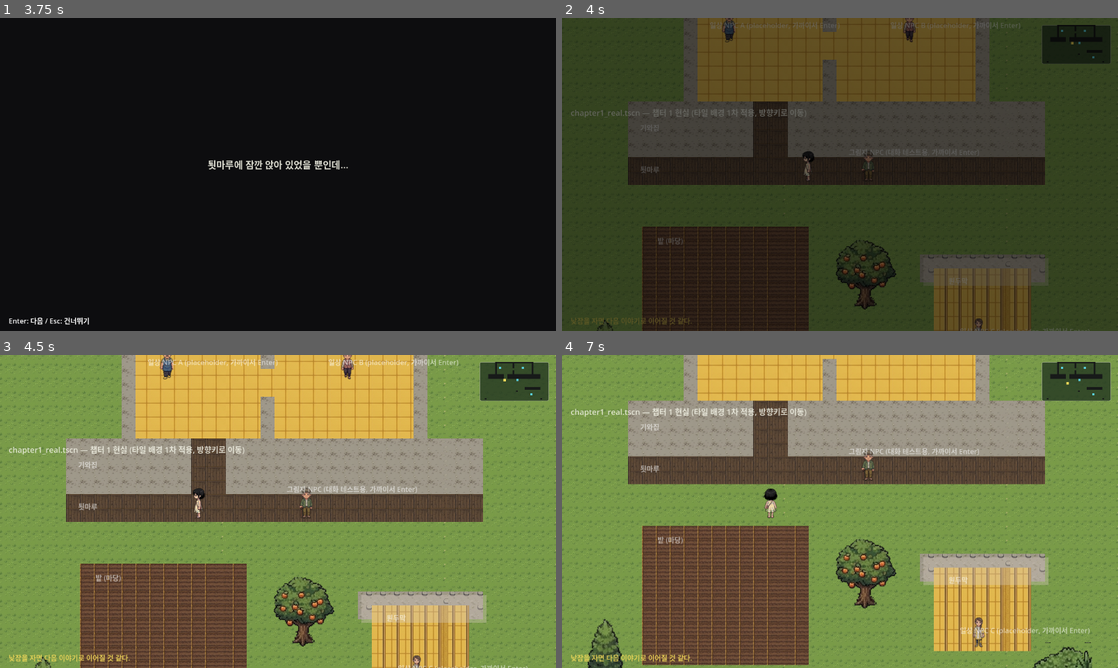
Above: before the commit, frames 1-4 (two rows, left to right).
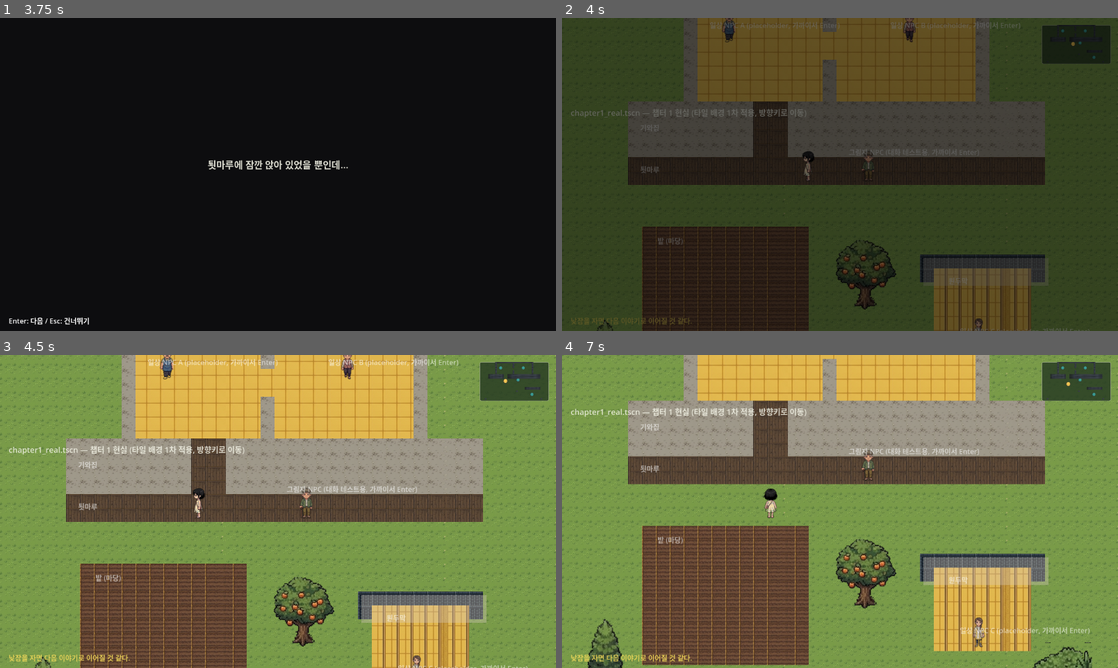
Above: after the commit, the same moments.

Repository: YGseok/ProjectS
Game: Godot game, scene res://scenes/chapter1_intro.tscn
The game is run twice, just before and just after one commit, with the same random seed, the same clock (stepped at 60 frames per second) and the same inputs.
Inputs (mouse positions are in pixels of both pictures, inside the frame that each line leads up to):
- Up to frame 1 (3.75 s): tap Enter (ui_accept) at 0.5, 0.77, 1.52, 2.75, 3.02 s; move the mouse to (400, 158) at 0.52 s; hold Right (ui_right) 0.53-1.28 s; tap 1 at 0.6 s; click (400, 158) at 0.67 s; move the mouse to (166, 190) at 1.27 s; hold Down (ui_down) 1.28-2.03 s; tap 2 at 1.35 s; click (166, 190) at 1.42 s; move the mouse to (333, 105) at 2.02 s; hold Right (ui_right) 2.03-2.78 s; tap 3 at 2.1 s; click (333, 105) at 2.17 s; move the mouse to (250, 237) at 2.77 s; hold Up (ui_up) 2.78-3.53 s; tap 5 at 2.85 s; click (250, 237) at 2.92 s; move the mouse to (444, 221) at 3.52 s; hold Left (ui_left) from 3.53 s (still down); tap 6 at 3.6 s; click (444, 221) at 3.67 s
- Up to frame 2 (4 s): keep holding Left (ui_left); tap Enter (ui_accept) at 3.77 s
- Up to frame 3 (4.5 s): keep holding Left (ui_left); move the mouse to (111, 464) at 4.27 s; tap 1 at 4.35 s; click (111, 464) at 4.42 s
- Up to frame 4 (7 s): tap Enter (ui_accept) at 4.52, 6.02, 6.5, 6.77 s; move the mouse to (867, 511) at 5.02 s; release Left (ui_left) at 5.03 s; hold Down (ui_down) 5.03-5.78 s; tap 2 at 5.1 s; click (867, 511) at 5.17 s; move the mouse to (756, 433) at 5.77 s; hold Right (ui_right) 5.78-6.53 s; tap 3 at 5.85 s; click (756, 433) at 5.92 s; move the mouse to (962, 495) at 6.52 s; hold Up (ui_up) from 6.53 s (still down); tap 5 at 6.6 s; click (962, 495) at 6.67 s

Frame 1 is identical in both runs. In frame 2, 1.2% of the frame differs, in the area x 64-96%, y 3-85%; in frame 3, 1.4%; in frame 4, 1.5%, in the area x 64-98%, y 2-73%.

Commit message:
v0.35: 물/지붕/탈출문/단서/낙서/발판/미니맵 아이콘 교체 (asset004)
asset004.png(카드형 시트)에서 순수 물/기와지붕 타일, 챕터2/3 탈출문,
일상 단서 2종, 벽 낙서, 마루 삐걱임 발판, 미니맵 아이콘 3종을 잘라
적용. CreakyBoardPlate가 Sprite2D로 바뀌며 pressure_plate.gd가 매
프레임 SCRIPT ERROR를 내던 타입 버그도 같이 고침.

Co-Authored-By: Claude Sonnet 5 <noreply@anthropic.com>

Diff:
--- a/scenes/chapter1_dream.tscn
+++ b/scenes/chapter1_dream.tscn
@@ -24,6 +24,8 @@
 [ext_resource type="Script" path="res://scripts/pressure_plate_flavor.gd" id="23_plate"]
 [ext_resource type="Texture2D" path="res://assets/props/main_tileset_props/floorboard_loose.png" id="24_floorboard_tex"]
 [ext_resource type="Texture2D" path="res://assets/props/main_tileset_props/hopscotch.png" id="25_hopscotch_visual"]
+[ext_resource type="Texture2D" path="res://assets/props/main_tileset_props/wall_scribble.png" id="26_scribble"]
+[ext_resource type="Texture2D" path="res://assets/props/main_tileset_props/creaky_plate.png" id="27_creak"]
 
 [sub_resource type="LabelSettings" id="LabelSettings_action_prompt"]
 font_size = 16
@@ -220,26 +222,16 @@
 position = Vector2(320, 64)
 script = ExtResource("18_wallmark")
 
-[node name="Visual" type="ColorRect" parent="WallMarkFlash"]
-offset_left = -16.0
-offset_top = -16.0
-offset_right = 16.0
-offset_bottom = 16.0
-mouse_filter = 2
-color = Color(0.9, 0.9, 0.85, 0.55)
+[node name="Visual" type="Sprite2D" parent="WallMarkFlash"]
+texture = ExtResource("26_scribble")
 
 [node name="CreakyBoardPlate" type="Node2D" parent="."]
 position = Vector2(896, 480)
 script = ExtResource("23_plate")
 line = "마루 밑에서 삐걱- 소리가 났다. 아무도 없는데."
 
-[node name="Visual" type="ColorRect" parent="CreakyBoardPlate"]
-offset_left = -14.0
-offset_top = -6.0
-offset_right = 14.0
-offset_bottom = 6.0
-mouse_filter = 2
-color = Color(0.5, 0.5, 0.5, 0.9)
+[node name="Visual" type="Sprite2D" parent="CreakyBoardPlate"]
+texture = ExtResource("27_creak")
 
 [node name="YSortObjects" type="Node2D" parent="."]
 y_sort_enabled = true
--- a/scenes/chapter1_real.tscn
+++ b/scenes/chapter1_real.tscn
@@ -16,6 +16,8 @@
 [ext_resource type="Script" path="res://scripts/chapter1_real_entry.gd" id="23_real_entry"]
 [ext_resource type="Script" path="res://scripts/clue_object.gd" id="24_clue"]
 [ext_resource type="PackedScene" path="res://scenes/common/DailyLifeHint.tscn" id="25_daily_hint"]
+[ext_resource type="Texture2D" path="res://assets/props/main_tileset_props/clue_paper.png" id="30_clue1"]
+[ext_resource type="Texture2D" path="res://assets/props/main_tileset_props/clue_underfloor.png" id="31_clue2"]
 [ext_resource type="Texture2D" path="res://assets/sprites/characters/npc/ajusshi_apron.png" id="26_npca"]
 [ext_resource type="Texture2D" path="res://assets/sprites/characters/npc/grandma_vest.png" id="27_npcb"]
 [ext_resource type="Texture2D" path="res://assets/sprites/characters/npc/girl_brown.png" id="28_npcc"]
@@ -106,6 +108,9 @@
 required_chapter = 1
 lines = Array[String](["밭 한쪽에 낯익은 글씨가 적힌 종잇조각이 떨어져 있다.", "(placeholder 단서 — 1장 이후)"])
 
+[node name="Visual" type="Sprite2D" parent="ClueChapter1"]
+texture = ExtResource("30_clue1")
+
 [node name="PromptLabel" type="Label" parent="ClueChapter1"]
 offset_left = -60.0
 offset_top = -40.0
@@ -120,6 +125,9 @@
 script = ExtResource("24_clue")
 required_chapter = 2
 lines = Array[String](["평소와 다르게, 마루 밑에서 희미한 냄새가 난다.", "(placeholder 단서 — 2장 이후)"])
+
+[node name="Visual" type="Sprite2D" parent="ClueChapter2"]
+texture = ExtResource("31_clue2")
 
 [node name="PromptLabel" type="Label" parent="ClueChapter2"]
 offset_left = -60.0
--- a/scenes/chapter2_dream.tscn
+++ b/scenes/chapter2_dream.tscn
@@ -12,6 +12,7 @@
 [ext_resource type="Script" path="res://scripts/chapter_key_item.gd" id="10_key_item"]
 [ext_resource type="Script" path="res://scripts/chapter_escape_trigger.gd" id="11_escape"]
 [ext_resource type="Script" path="res://scripts/ground_marker.gd" id="12_marker"]
+[ext_resource type="Texture2D" path="res://assets/props/main_tileset_props/exit_door.png" id="98_door"]
 [ext_resource type="Texture2D" path="res://assets/props/main_tileset_props/fragment_item.png" id="99_frag"]
 
 [sub_resource type="LabelSettings" id="LabelSettings_action_prompt"]
@@ -166,10 +167,9 @@
 title_text = "2장 종료"
 next_scene = "res://scenes/chapter2_end.tscn"
 
-[node name="Marker" type="Node2D" parent="EscapeTrigger"]
-script = ExtResource("12_marker")
-color = Color(0.4, 0.85, 0.75, 0.9)
-radius = 11.0
+[node name="Visual" type="Sprite2D" parent="EscapeTrigger"]
+texture = ExtResource("98_door")
+offset = Vector2(0, -30)
 
 [node name="PromptLabel" type="Label" parent="EscapeTrigger"]
 offset_left = -60.0
--- a/scenes/chapter3_dream.tscn
+++ b/scenes/chapter3_dream.tscn
@@ -9,6 +9,7 @@
 [ext_resource type="Script" path="res://scripts/chapter_key_item.gd" id="7_key_item"]
 [ext_resource type="Script" path="res://scripts/chapter_escape_trigger.gd" id="8_escape"]
 [ext_resource type="Script" path="res://scripts/ground_marker.gd" id="9_marker"]
+[ext_resource type="Texture2D" path="res://assets/props/main_tileset_props/exit_door.png" id="98_door"]
 [ext_resource type="Texture2D" path="res://assets/props/main_tileset_props/fragment_item.png" id="99_frag"]
 
 [sub_resource type="LabelSettings" id="LabelSettings_action_prompt"]
@@ -118,10 +119,9 @@
 next_scene = "res://scenes/chapter3_end.tscn"
 advances_story = false
 
-[node name="Marker" type="Node2D" parent="EscapeTrigger"]
-script = ExtResource("9_marker")
-color = Color(0.4, 0.85, 0.75, 0.9)
-radius = 11.0
+[node name="Visual" type="Sprite2D" parent="EscapeTrigger"]
+texture = ExtResource("98_door")
+offset = Vector2(0, -30)
 
 [node name="PromptLabel" type="Label" parent="EscapeTrigger"]
 offset_left = -60.0
--- a/scenes/common/Minimap.tscn
+++ b/scenes/common/Minimap.tscn
@@ -2,6 +2,7 @@
 
 [ext_resource type="Script" path="res://scripts/minimap.gd" id="1_script"]
 [ext_resource type="Script" path="res://scripts/minimap_terrain.gd" id="2_terrain"]
+[ext_resource type="Texture2D" path="res://assets/props/ui_icons/mm_player.png" id="3_player_icon"]
 
 [sub_resource type="StyleBoxFlat" id="StyleBoxFlat_box"]
 bg_color = Color(0.16, 0.24, 0.14, 0.85)
@@ -35,9 +36,9 @@
 mouse_filter = 2
 script = ExtResource("2_terrain")
 
-[node name="PlayerDot" type="ColorRect" parent="Panel"]
-offset_left = 77.0
-offset_top = 42.0
-offset_right = 83.0
-offset_bottom = 48.0
-color = Color(0.95, 0.85, 0.35, 1)
+[node name="PlayerDot" type="TextureRect" parent="Panel"]
+offset_left = 76.0
+offset_top = 41.0
+offset_right = 84.0
+offset_bottom = 49.0
+texture = ExtResource("3_player_icon")
--- a/scripts/minimap.gd
+++ b/scripts/minimap.gd
@@ -22,7 +22,7 @@
 const DOT_SIZE := Vector2(6.0, 6.0)
 
 @onready var _panel: Panel = $Panel
-@onready var _dot: ColorRect = $Panel/PlayerDot
+@onready var _dot: TextureRect = $Panel/PlayerDot
 @onready var _terrain: Control = $Panel/Terrain
 
 var _map_bounds := Rect2(Vector2.ZERO, Vector2(1280, 720))
--- a/scripts/minimap_terrain.gd
+++ b/scripts/minimap_terrain.gd
@@ -2,19 +2,20 @@
 ## 미니맵 안쪽 지형/NPC 오버레이 — `minimap.gd`가 매 프레임 좌표를
 ## 미니맵 로컬 좌표로 변환해서 넘겨주면 그대로 그린다(사람 피드백,
 ## 2026-09-15: "미니맵에 대략적인 배경색 구분이 되도록 한다. 플레이어
-## 캐릭터, NPC, 갈 수 없는 벽이 확실히 구분되어야 한다"). 정확한 타일별
-## 색상까지는 아니고, 벽/장애물(`CollisionMap.blocked_rects`)을 어두운
-## 사각형으로, NPC를 점으로 표시하는 수준의 "대략적인" 구분이다.
+## 캐릭터, NPC, 갈 수 없는 벽이 확실히 구분되어야 한다"). 벽돌/얼굴
+## 아이콘(2026-09-29 사람 제공 그림)을 타일링/점 찍듯이 그린다.
 
-const WALL_COLOR := Color(0.08, 0.08, 0.09, 0.9)
-const NPC_COLOR := Color(0.35, 0.8, 0.85, 1.0)
-const NPC_DOT_SIZE := 5.0
+const NPC_ICON_SIZE := 8.0
+
+var _wall_tex: Texture2D = preload("res://assets/props/ui_icons/mm_wall.png")
+var _npc_tex: Texture2D = preload("res://assets/props/ui_icons/mm_npc.png")
 
 var wall_rects: Array[Rect2] = []
 var npc_points: Array[Vector2] = []
 
 func _draw() -> void:
 	for rect in wall_rects:
-		draw_rect(rect, WALL_COLOR)
+		draw_texture_rect(_wall_tex, rect, false)
 	for p in npc_points:
-		draw_rect(Rect2(p - Vector2.ONE * NPC_DOT_SIZE / 2.0, Vector2.ONE * NPC_DOT_SIZE), NPC_COLOR)
+		var r := Rect2(p - Vector2.ONE * NPC_ICON_SIZE / 2.0, Vector2.ONE * NPC_ICON_SIZE)
+		draw_texture_rect(_npc_tex, r, false)
--- a/scripts/pressure_plate.gd
+++ b/scripts/pressure_plate.gd
@@ -21,7 +21,10 @@
 @export var trigger_radius: float = 20.0
 @export var one_shot: bool = false
 
-@onready var _visual: ColorRect = get_node_or_null("Visual")
+## 눌림 색 피드백은 `Visual`이 `ColorRect`일 때만 적용한다 — 실제 그림
+## (Sprite2D 등)이 붙은 인스턴스(예: `CreakyBoardPlate`)는 색을 바꿀
+## `.color` 속성이 없으므로 그냥 건너뛴다.
+@onready var _visual: CanvasItem = get_node_or_null("Visual")
 
 var _player: Node2D
 var _is_pressed := false
@@ -41,13 +44,13 @@
 	var in_range := global_position.distance_to(_player.global_position) <= trigger_radius
 	if in_range and not _is_pressed:
 		_is_pressed = true
-		if _visual:
+		if _visual is ColorRect:
 			_visual.color = Color(0.3, 0.75, 0.35, 0.9)
 		pressed.emit()
 		if one_shot:
 			_consumed = true
 	elif not in_range and _is_pressed and not one_shot:
 		_is_pressed = false
-		if _visual:
+		if _visual is ColorRect:
 			_visual.color = Color(0.5, 0.5, 0.5, 0.9)
 		released.emit()
--- a/tests/test_minimap.gd
+++ b/tests/test_minimap.gd
@@ -31,7 +31,7 @@
 	var player: Node2D = get_first_node_in_group("player")
 	_assert(player != null, "player 그룹 노드를 찾음")
 	if player != null:
-		var dot: ColorRect = minimap.get_node("Panel/PlayerDot")
+		var dot: TextureRect = minimap.get_node("Panel/PlayerDot")
 		var pos_before: Vector2 = dot.position
 		await _move_one_tile("ui_right")
 		await _move_one_tile("ui_right")
Binary file added: assets/asset004.png
Not shown, added: assets/asset004.png.import
Binary file added: assets/props/main_tileset_props/clue_paper.png
Not shown, added: assets/props/main_tileset_props/clue_paper.png.import
Binary file added: assets/props/main_tileset_props/clue_underfloor.png
Not shown, added: assets/props/main_tileset_props/clue_underfloor.png.import
Binary file added: assets/props/main_tileset_props/creaky_plate.png
Not shown, added: assets/props/main_tileset_props/creaky_plate.png.import
Binary file added: assets/props/main_tileset_props/exit_door.png
Not shown, added: assets/props/main_tileset_props/exit_door.png.import
Binary file added: assets/props/main_tileset_props/wall_scribble.png
Not shown, added: assets/props/main_tileset_props/wall_scribble.png.import
(and 10 more such lines)
